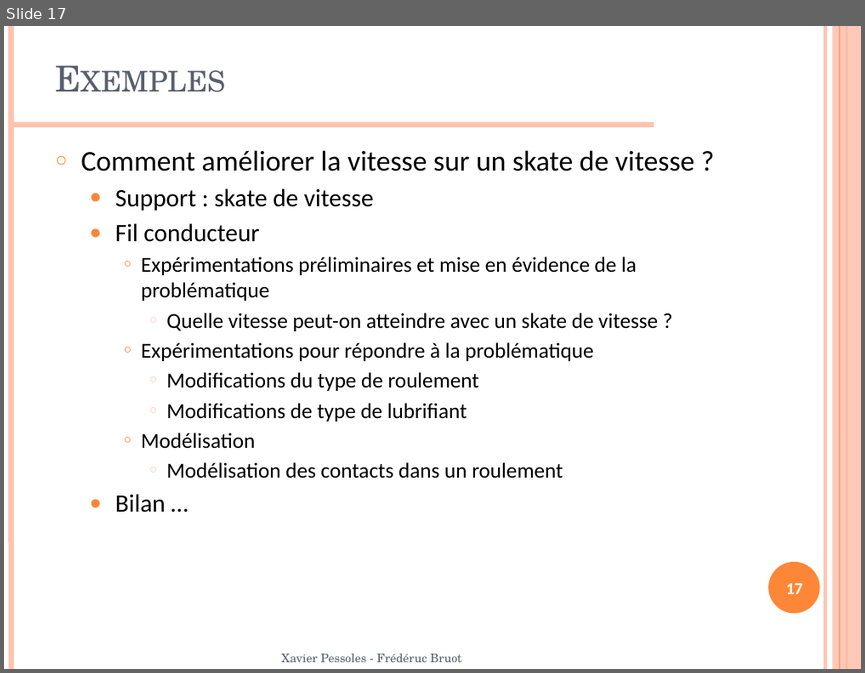
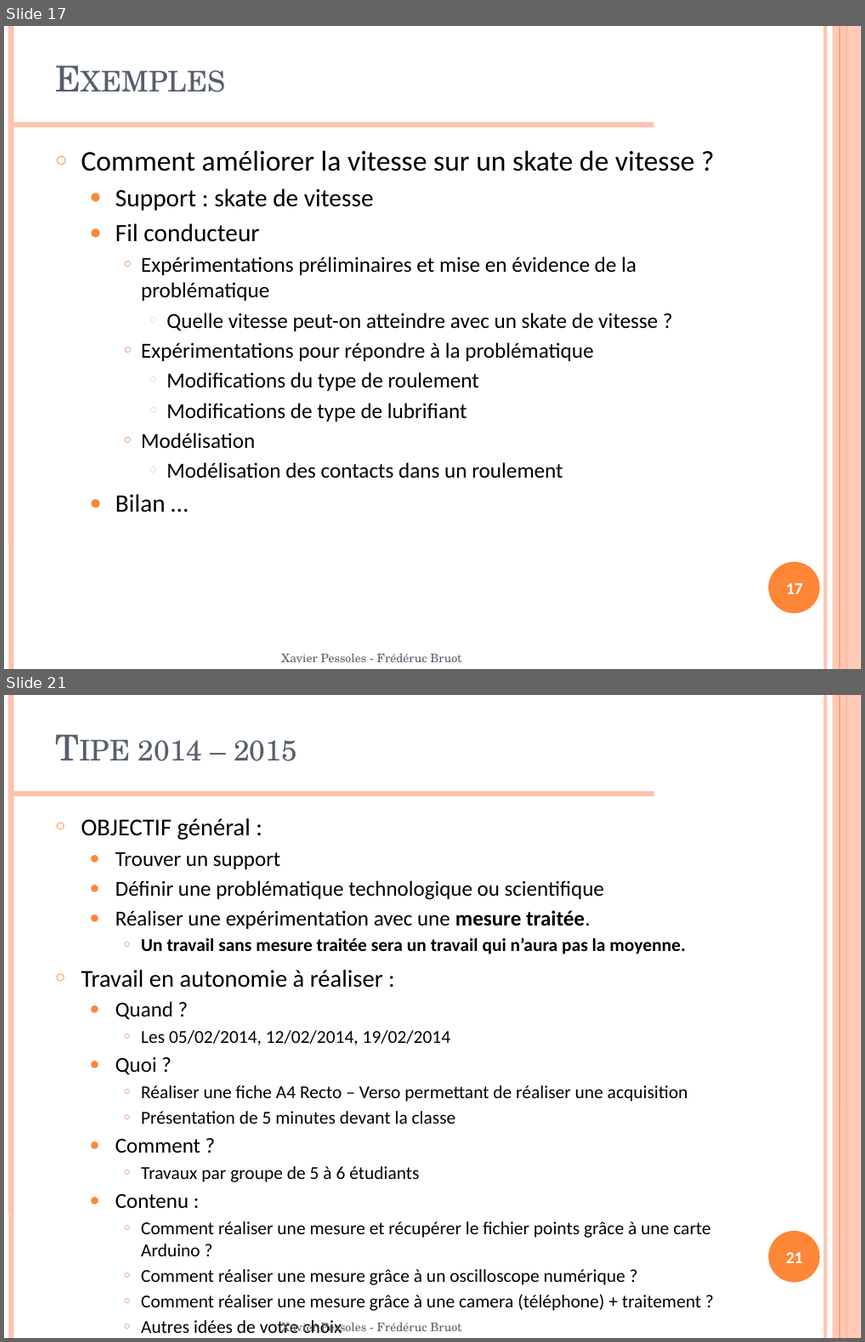
Before and after one commit to xpessoles/PTSI, a slide deck: TIPE/Presentation_2014_2015.pptx. Shown one above the other, each under a label of ours: slide 17 before the commit, slides 17 and 21 after it; the slides between them are not shown. The pictures are 865x673 and 865x1342 pixels, drawn with LibreOffice and Linux fonts; fonts in the diff are those of the drawing; background and template pictures are left out. Boxes give left, top, right and bottom in pixels: in the first picture for what was removed or moved away, otherwise in the second. Text is boxed around its words. In the diff, an @@ line names an element or a change of style, - is before the commit and + after.

```diff
--- a/TIPE/Presentation_2014_2015.pptx
+++ b/TIPE/Presentation_2014_2015.pptx
@@ slide 21 added at <box>4,695,861,1338</box>, background #FFFFFF; not listed: 7 template elements that a slide beside it also shows @@
@@ title added at <box>138,740,297,761</box>, 30 pt, text #575F6D, small capitals @@
+Tipe 2014 – 2015
@@ text added at <box>81,818,710,1310</box>, 15.3 pt, text #000000 @@
+○ OBJECTIF général :
+  ● Trouver un support
+  ● Définir une problématique technologique ou scientifique
+  ● Réaliser une expérimentation avec une mesure traitée.
+    ○ Un travail sans mesure traitée sera un travail qui n’aura pas la moyenne.
+○ Travail en autonomie à réaliser :
+  ● Quand ?
+    ○ Les 05/02/2014, 12/02/2014, 19/02/2014
+  ● Quoi ?
+    ○ Réaliser une fiche A4 Recto – Verso permettant de réaliser une acquisition
+    ○ Présentation de 5 minutes devant la classe
+  ● Comment ?
+    ○ Travaux par groupe de 5 à 6 étudiants
+  ● Contenu :
+    ○ Comment réaliser une mesure et récupérer le fichier points grâce à une carte Arduino ?
+    ○ Comment réaliser une mesure grâce à un oscilloscope numérique ?
+    ○ Comment réaliser une mesure grâce à une camera (téléphone) + traitement ?
+    ○ Autres idées de votre choix
@@ page number added at <box>786,1252,803,1263</box>, 14 pt, text #FFFFFF, bold @@
+21
@@ text added at <box>281,1320,461,1333</box>, 10 pt, text #575F6D @@
+Xavier Pessoles - Frédéruc Bruot
```
Also in this commit, not shown: 2 slides changed, 1 other slide added.
